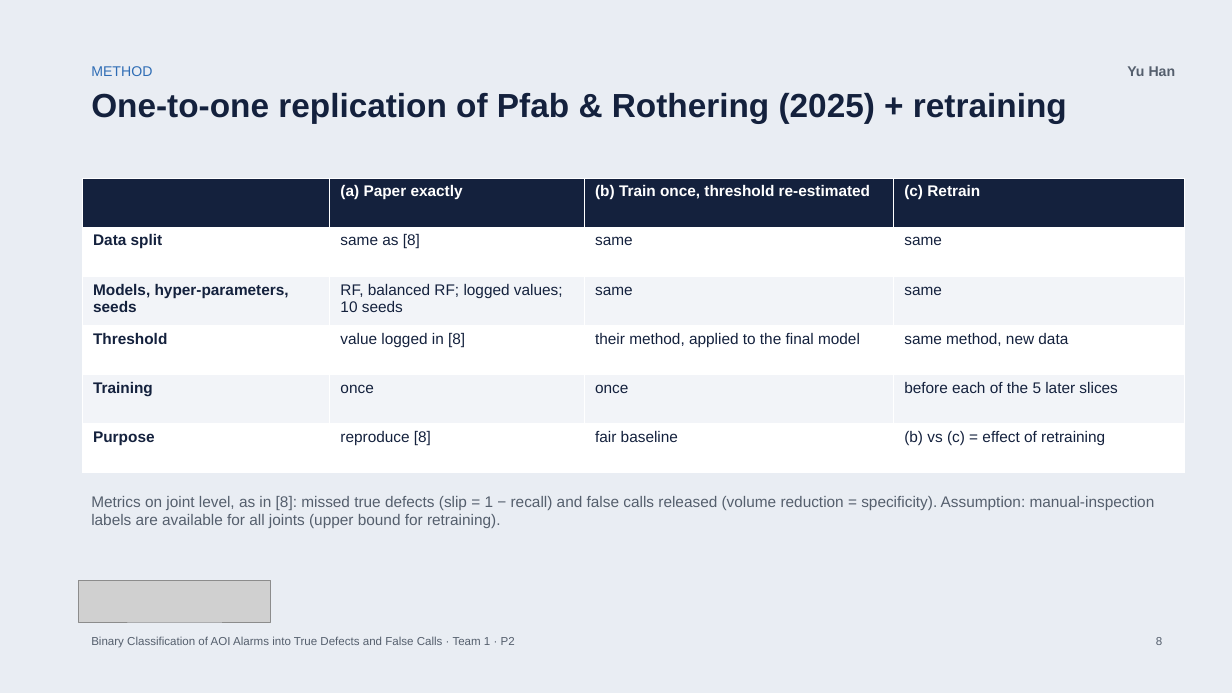
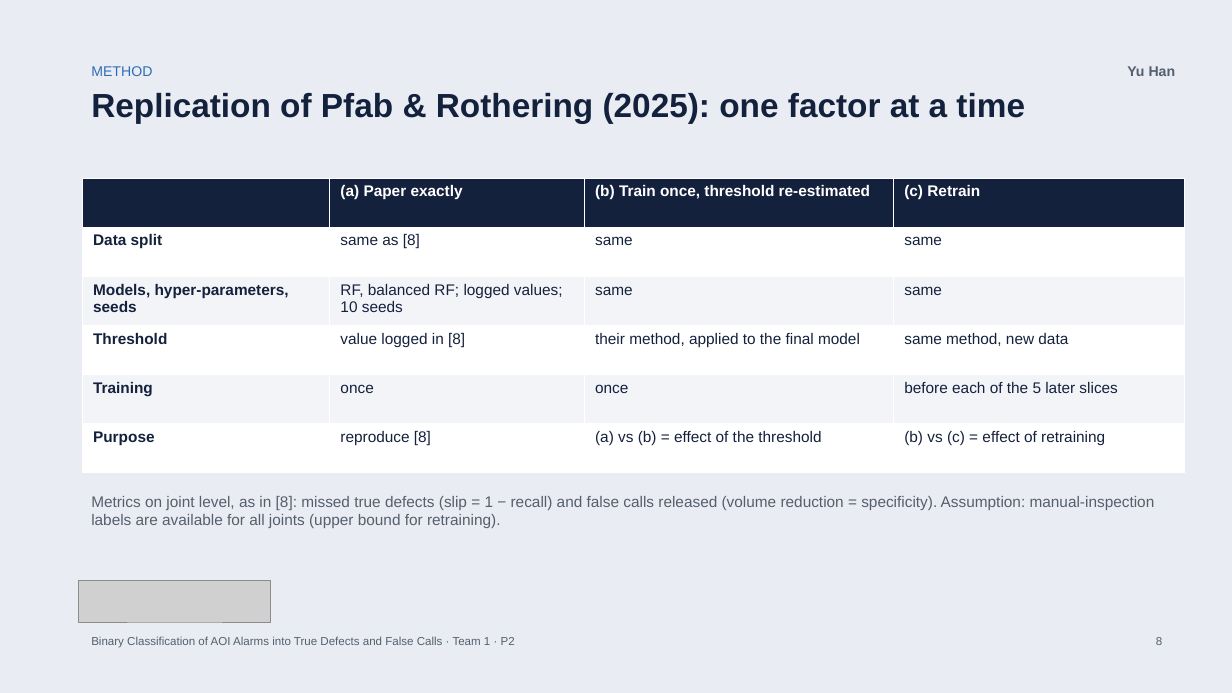
Before and after one commit to bodhi584/aoi-false-call-classification, a slide deck: slide 8 of docs/slides_p2.pptx. Drawn at 1232x693 pixels with LibreOffice and Linux fonts; fonts in the diff are those of the drawing; grey boxes stand for pictures. Boxes give left, top, right and bottom in pixels: in the first picture for what was removed or moved away, otherwise in the second. Text is boxed around its words. In the diff, an @@ line names an element or a change of style, - is before the commit and + after.

Commit message:
Research question covers both causes named in Pfab & Rothering: threshold and drift (#32, #36)

```diff
--- a/docs/slides_p2.pptx
+++ b/docs/slides_p2.pptx
@@ text at (x1=91, y1=93, x2=1025, y2=124): text changed @@
-One-to-one replication of Pfab & Rothering (2025) + retraining
+Replication of Pfab & Rothering (2025): one factor at a time
@@ table at (x1=82, y1=178, x2=1186, y2=473) @@
-row 6, column 3: fair baseline
+row 6, column 3: (a) vs (b) = effect of the threshold
```
Also in this commit, not shown: 3 other slides changed, 3 other files.
